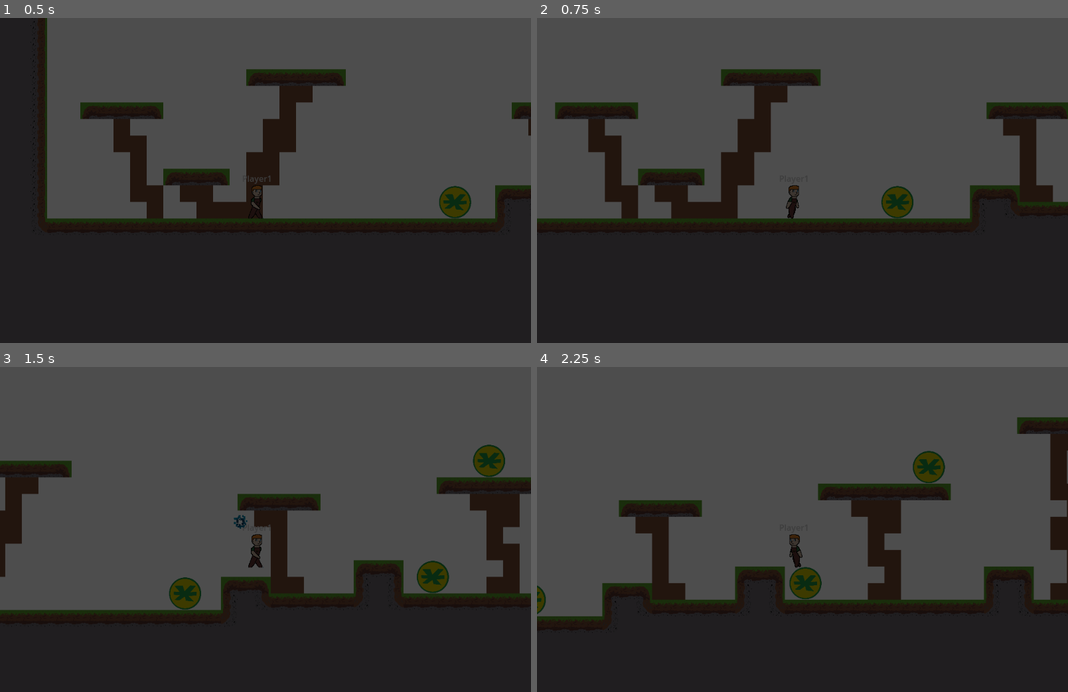
Above: before the commit, frames 1-4 (two rows, left to right).
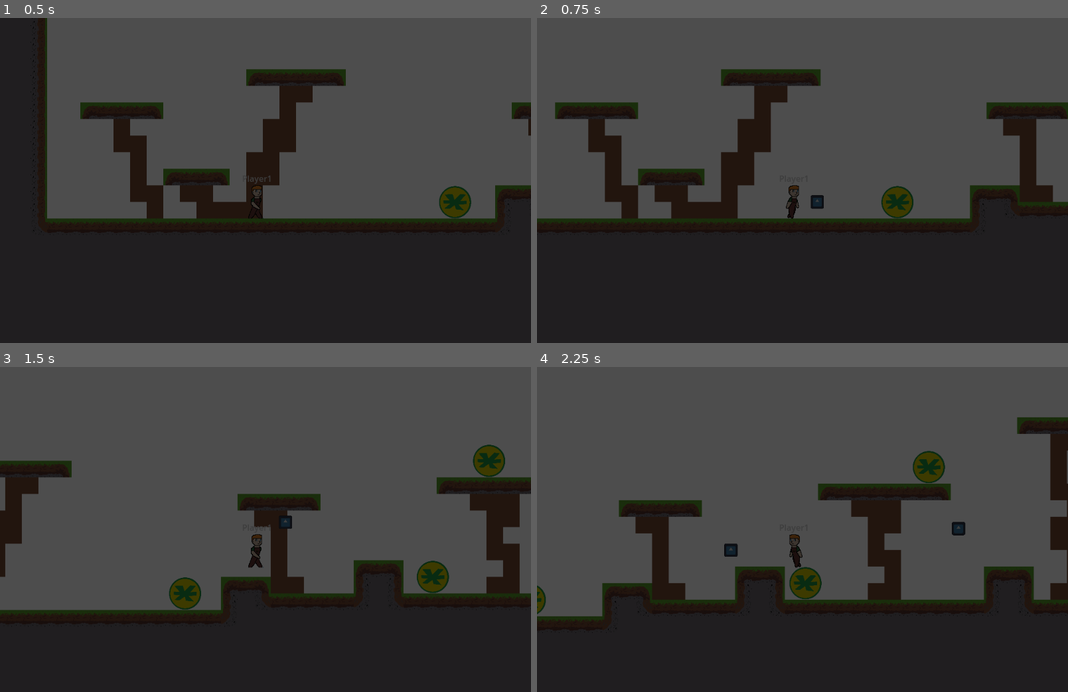
Above: after the commit, the same moments.

Repository: zac112/HeroFarmer
Game: Godot game, scene res://Assets/Platform/level_1.1.tscn
Same seed, same stepped clock (60 frames per second), same inputs: the game is played once before the commit and once after it. This scene is started directly instead of the project's main scene. The engine's default icon, where the game draws it, is replaced by a stand-in: a white triangle on a blue panel in a dark square.
Inputs:
- Up to frame 1 (0.5 s): no input
- Up to frame 2 (0.75 s): hold D (Farm_right) from 0.53 s (still down); hold Space (Farm_action) from 0.53 s (still down)
- Up to frame 3 (1.5 s): keep holding D (Farm_right); tap W (Farm_up) at 0.77 s; release Space (Farm_action) at 1.28 s; tap Space (Farm_action) at 1.35 s
- Up to frame 4 (2.25 s): tap W (Farm_up) at 1.52 s; release D (Farm_right) at 2.03 s; hold A (Farm_left) from 2.03 s (still down); hold Space (Farm_action) from 2.03 s (still down)

Frame 1 is identical in both runs. In frame 2, 0.1% of the frame differs, in the area x 51-54%, y 54-59%; in frame 3, 0.1%; in frame 4, 0.2%, in the area x 35-81%, y 47-59%.

Commit message:
Farm and bullet fix

Diff:
--- a/Assets/Farm/Farm.tscn
+++ b/Assets/Farm/Farm.tscn
@@ -36,15 +36,19 @@
 
 [node name="Plot2" parent="." instance=ExtResource("2_rhhvb")]
 position = Vector2(-150, 202)
+id = 1
 
 [node name="Plot3" parent="." instance=ExtResource("2_rhhvb")]
 position = Vector2(12, 203)
+id = 2
 
 [node name="Plot4" parent="." instance=ExtResource("2_rhhvb")]
 position = Vector2(173, 202)
+id = 3
 
 [node name="Plot5" parent="." instance=ExtResource("2_rhhvb")]
 position = Vector2(-12, -194)
+id = 4
 
 [node name="Vendor" parent="." instance=ExtResource("8_s1s0d")]
 
--- a/Assets/Player/Platform/particle.tscn
+++ b/Assets/Player/Platform/particle.tscn
@@ -5,7 +5,7 @@
 [ext_resource type="PackedScene" uid="uid://ciqkl5oiycy2g" path="res://Assets/Player/Platform/bullet_particle.tscn" id="3_5sqiq"]
 
 [sub_resource type="RectangleShape2D" id="RectangleShape2D_ix2kt"]
-size = Vector2(129, 125)
+size = Vector2(26, 26)
 
 [node name="Particle" type="Area2D"]
 collision_layer = 2
@@ -18,7 +18,6 @@
 texture = ExtResource("2_xrsva")
 
 [node name="CollisionShape2D" type="CollisionShape2D" parent="."]
-position = Vector2(-0.5, -0.5)
 shape = SubResource("RectangleShape2D_ix2kt")
 
 [connection signal="body_entered" from="." to="." method="_on_body_entered"]
